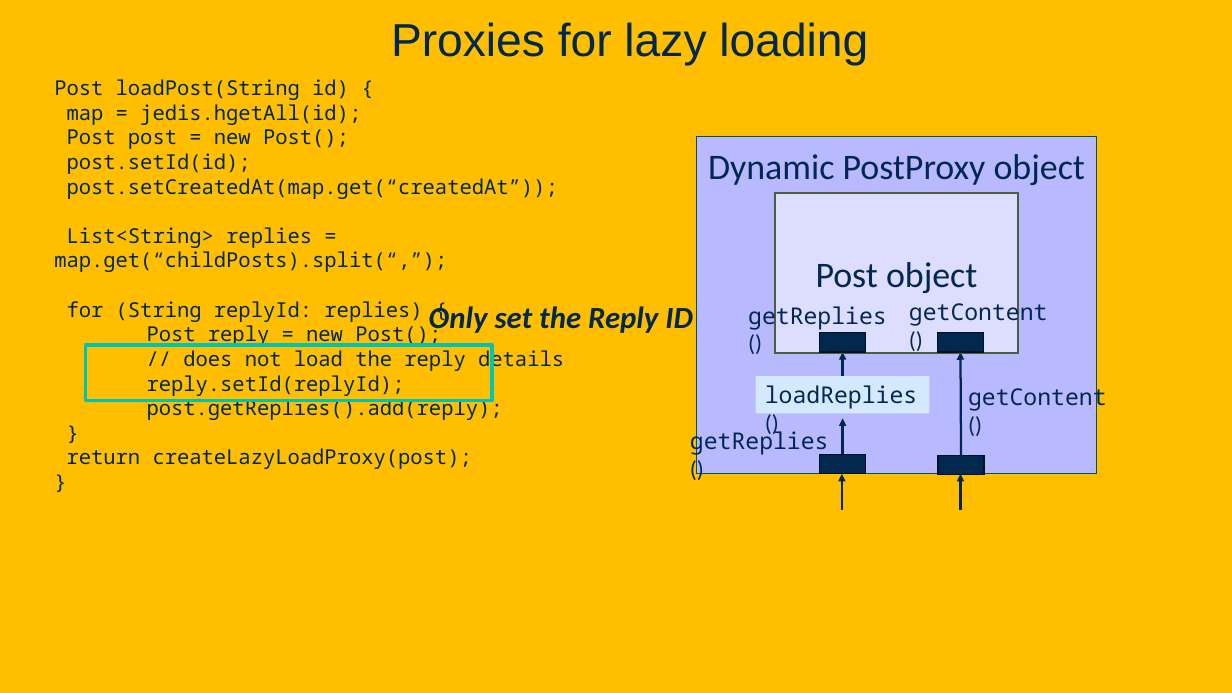
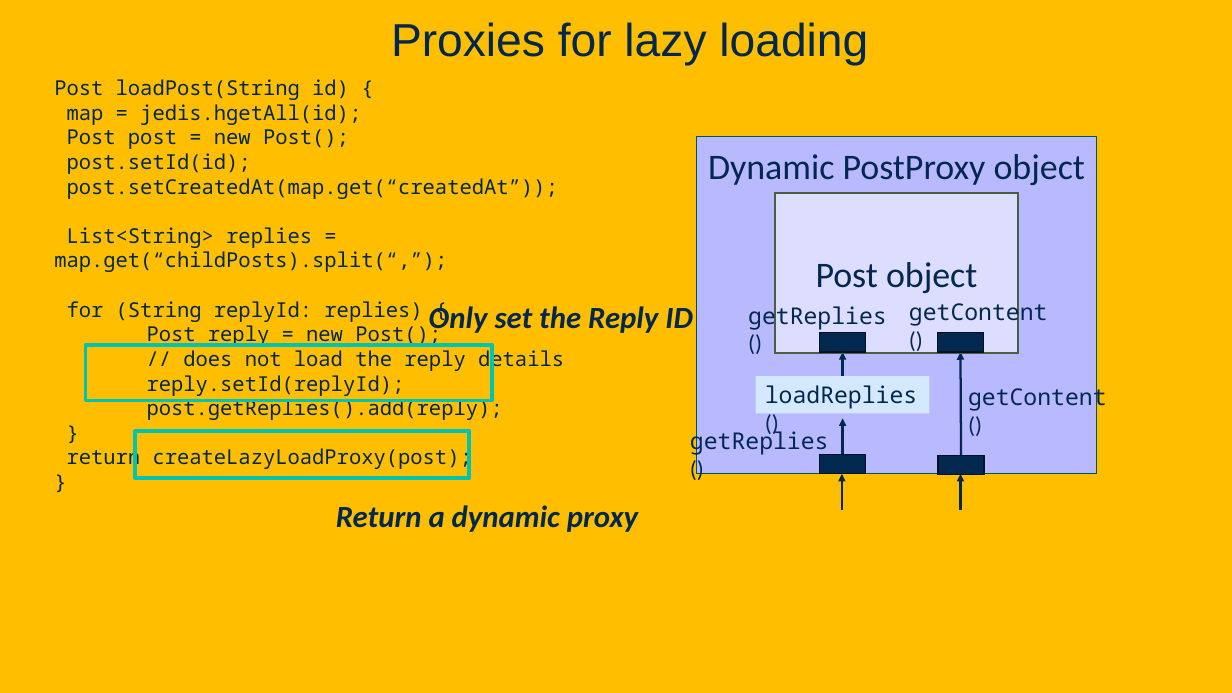
Before and after one commit to davsec-teaching/ECS_160, a slide deck: slide 107 of slides/Reflection.pptx (slide 112 before the commit). Drawn at 1232x693 pixels with LibreOffice and Linux fonts; fonts in the diff are those of the drawing; background and template pictures are left out. Boxes give left, top, right and bottom in pixels: in the first picture for what was removed or moved away, otherwise in the second. Text is boxed around its words. In the diff, an @@ line names an element or a change of style, - is before the commit and + after.

```diff
--- a/slides/Reflection.pptx
+++ b/slides/Reflection.pptx
@@ rectangle added at [135, 432, 470, 478], outline #00C4B2 3 pt @@
@@ text added at [336, 505, 638, 532], 24 pt, text #022850, bold, italic @@
+Return a dynamic proxy
```
Also in this commit, not shown: 1 other slide changed, 5 slides removed, 1 other file.
